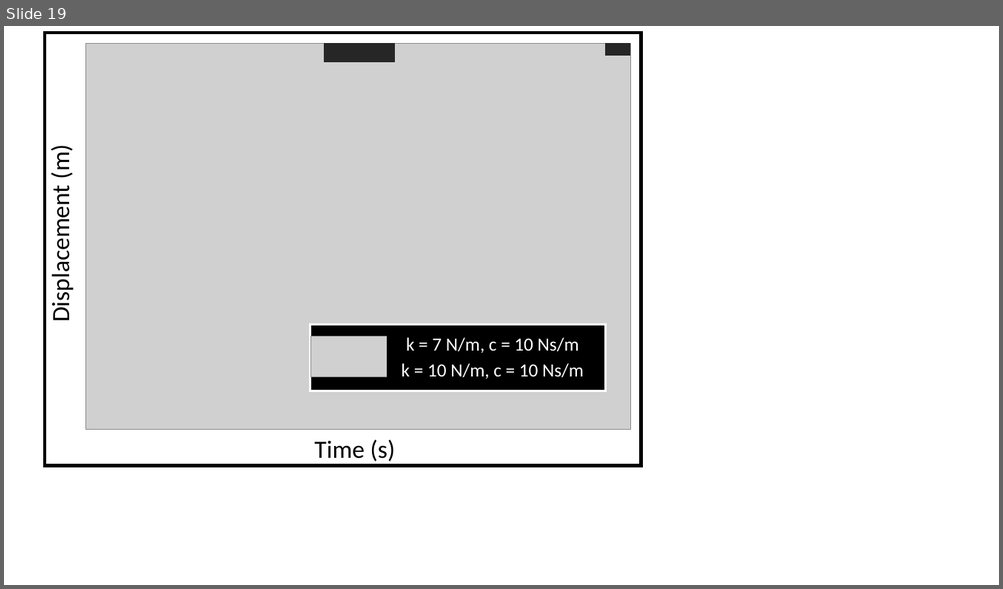
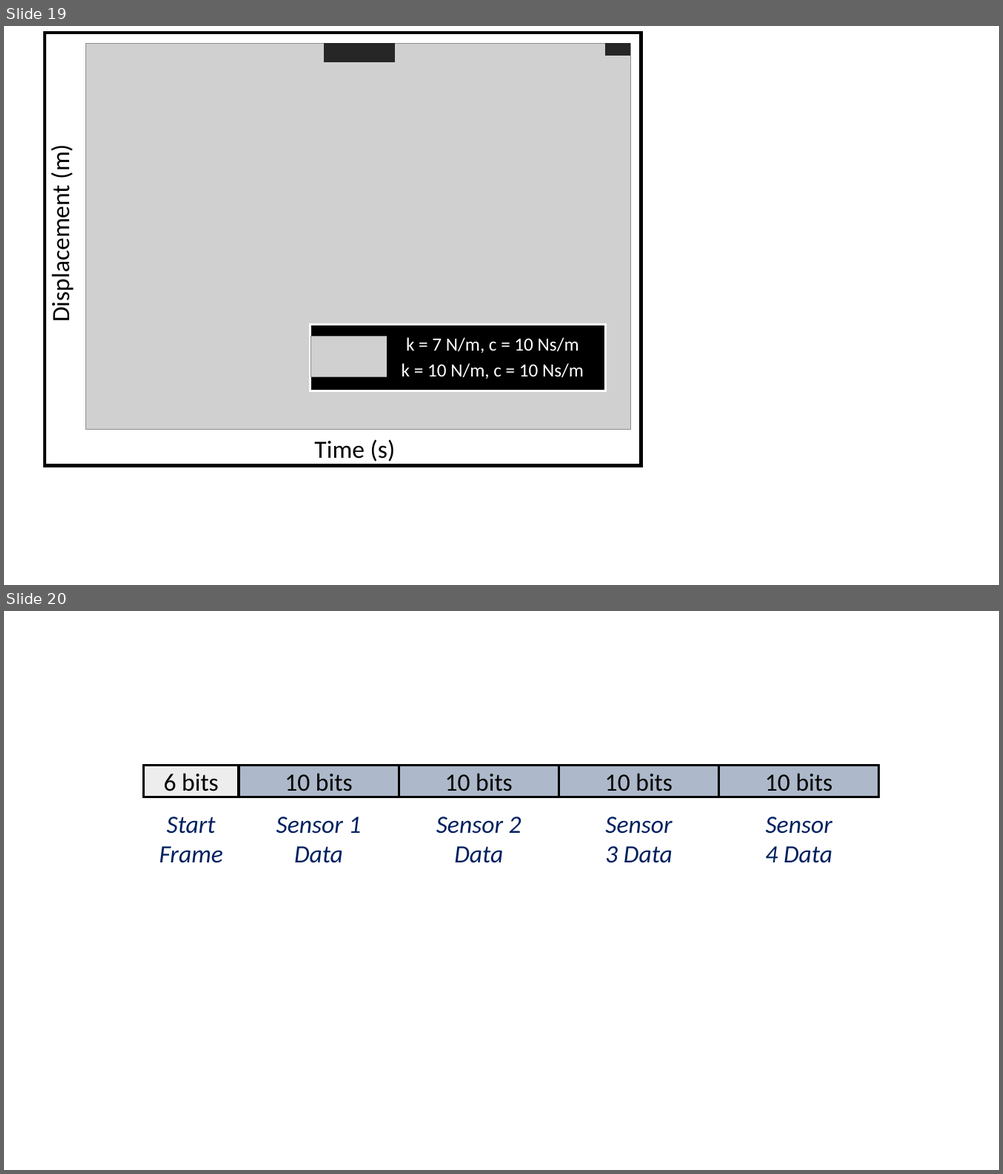
Before and after one commit to adammetcalf/PhD, a slide deck: Modelling/MyPAM Modelling.pptx. Shown one above the other, each under a label of ours: slide 19 before the commit, slides 19 and 20 after it. The pictures are 1003x589 and 1003x1174 pixels, drawn with LibreOffice and Linux fonts; fonts in the diff are those of the drawing; grey boxes stand for pictures. Boxes give left, top, right and bottom in pixels: in the first picture for what was removed or moved away, otherwise in the second. Text is boxed around its words. In the diff, an @@ line names an element or a change of style, - is before the commit and + after.

```diff
--- a/Modelling/MyPAM Modelling.pptx
+++ b/Modelling/MyPAM Modelling.pptx
@@ slide 20 added at bbox=[4, 611, 999, 1170], background #FFFFFF @@
@@ rectangle added at bbox=[144, 766, 239, 797], fill #EDEDED, outline #000000 2.25 pt, 24 pt, text #000000 @@
+6 bits
@@ rectangle added at bbox=[239, 766, 398, 797], fill #ADB9CA, outline #000000 2.25 pt, 24 pt, text #000000 @@
+10 bits
@@ rectangle added at bbox=[398, 766, 558, 797], fill #ADB9CA, outline #000000 2.25 pt, 24 pt, text #000000 @@
+10 bits
@@ rectangle added at bbox=[558, 766, 718, 797], fill #ADB9CA, outline #000000 2.25 pt, 24 pt, text #000000 @@
+10 bits
@@ rectangle added at bbox=[719, 766, 879, 797], fill #ADB9CA, outline #000000 2.25 pt, 24 pt, text #000000 @@
+10 bits
@@ text added at bbox=[159, 817, 223, 863], 24 pt, text #002060, italic @@
+Start Frame
@@ text added at bbox=[276, 817, 361, 863], 24 pt, text #002060, italic @@
+Sensor 1 Data
@@ text added at bbox=[436, 817, 521, 863], 24 pt, text #002060, italic @@
+Sensor 2 Data
@@ text added at bbox=[605, 817, 672, 863], 24 pt, text #002060, italic @@
+Sensor 3 Data
@@ text added at bbox=[765, 817, 832, 863], 24 pt, text #002060, italic @@
+Sensor 4 Data
```
Also in this commit, not shown: 3 other slides added, 3 other files.
